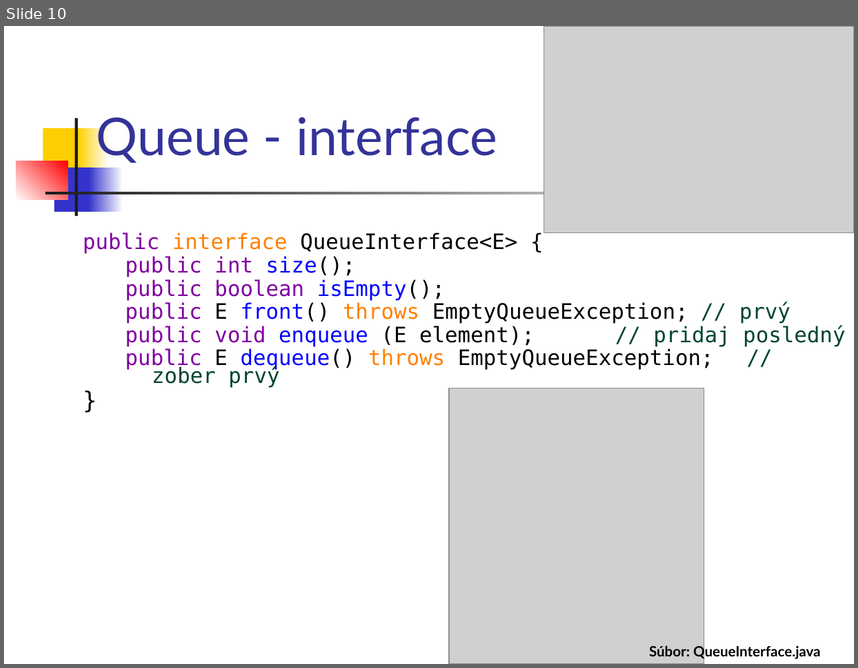
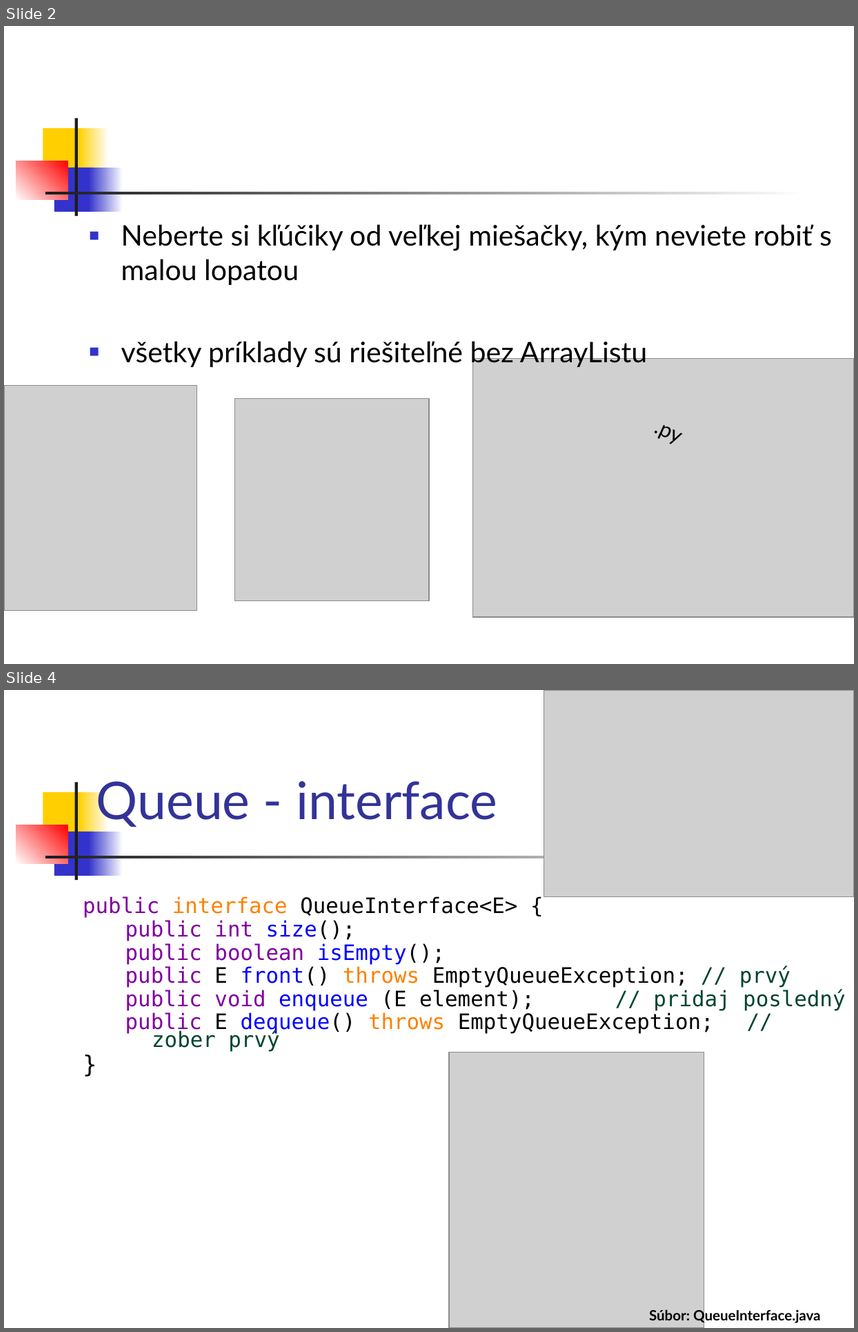
Before and after one commit to Programovanie4/Prednasky, a slide deck: 06/06_java_intro.ppt. Shown one above the other, each under a label of ours: slide 10 before the commit, slides 2 and 4 after it; the slides between them are not shown. The pictures are 858x668 and 858x1332 pixels, drawn with LibreOffice and Linux fonts; fonts in the diff are those of the drawing; grey boxes stand for pictures. Boxes give left, top, right and bottom in pixels: in the first picture for what was removed or moved away, otherwise in the second. Text is boxed around its words. In the diff, an @@ line names an element or a change of style, - is before the commit and + after.

```diff
--- a/06/06_java_intro.ppt
+++ b/06/06_java_intro.ppt
@@ slide 2 added at bbox=[4, 26, 854, 664], background #FFFFFF; not listed: 7 template elements that a slide beside it also shows @@
@@ text added at bbox=[121, 224, 832, 368], 24 pt, text #000000 @@
+■ Neberte si kľúčiky od veľkej miešačky, kým neviete robiť s malou lopatou
+■ všetky príklady sú riešiteľné bez ArrayListu
@@ picture added at bbox=[473, 359, 854, 617] @@
@@ picture added at bbox=[4, 385, 197, 610] @@
@@ picture added at bbox=[235, 399, 429, 600] @@
@@ text added at bbox=[653, 425, 678, 443], 18 pt, text #000000 @@
+.py
@@ what was slide 10 is now slide 4 @@
```
Also in this commit, not shown: 2 slides changed, 2 other slides added, 13 slides removed, 4 other files.
